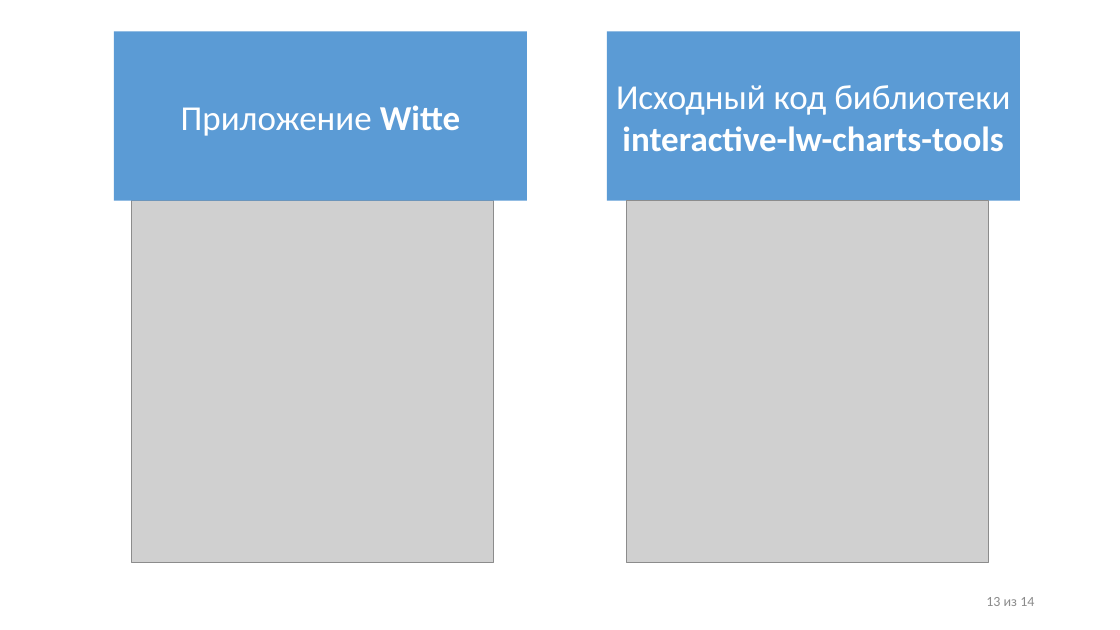
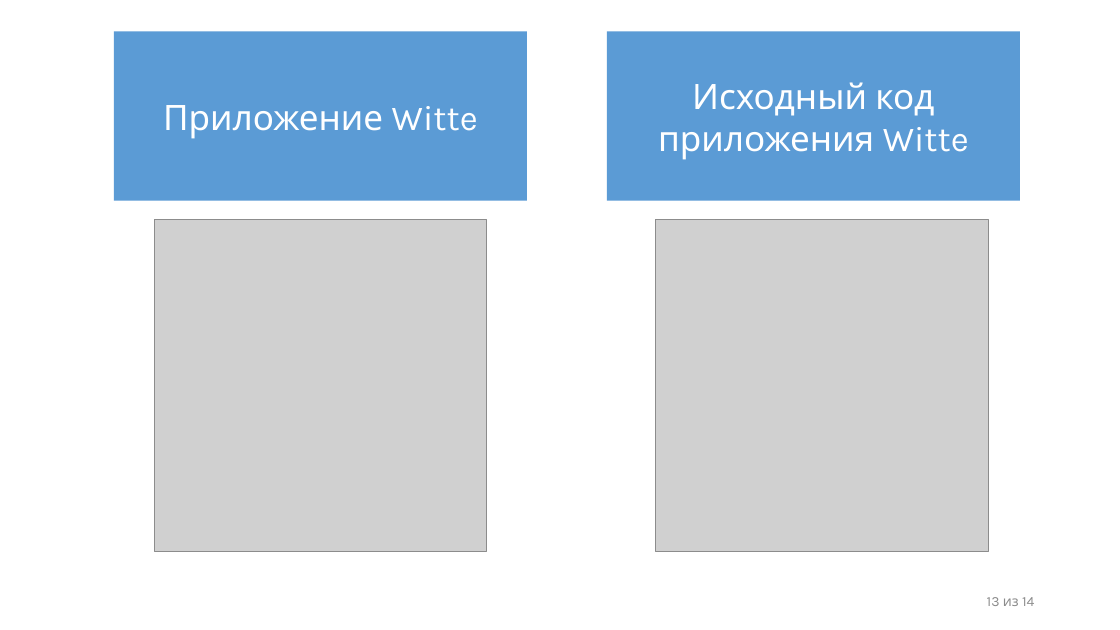
Before and after one commit to IliiaDenisov/masters-thesis, a slide deck: slide 12 of src/Презентация диплома.pptx (slide 13 before the commit). Drawn at 1120x630 pixels with LibreOffice and Linux fonts; fonts in the diff are those of the drawing; grey boxes stand for pictures. Boxes give left, top, right and bottom in pixels: in the first picture for what was removed or moved away, otherwise in the second. Text is boxed around its words. In the diff, an @@ line names an element or a change of style, - is before the commit and + after.

```diff
--- a/src/Презентация диплома.pptx
+++ b/src/Презентация диплома.pptx
@@ rectangle "Приложение Witte" at [114, 31, 528, 201]: font Calibri to Karla; bold off in "Witte" @@
@@ text in rectangle at [658, 82, 969, 160]: text changed; font Calibri to Karla; bold off @@
-Исходный код библиотеки
-interactive-lw-charts-tools
+Исходный код приложения Witte
@@ picture: place and size @@
-picture at [132, 201, 493, 562]
+picture at [155, 219, 487, 552]
@@ picture: place and size @@
-picture at [627, 201, 988, 562]
+picture at [656, 219, 989, 552]
@@ text "13 из 14" at [987, 597, 1034, 606]: font Calibri to Karla @@
```
Also in this commit, not shown: 12 other slides changed, 1 slide removed.
